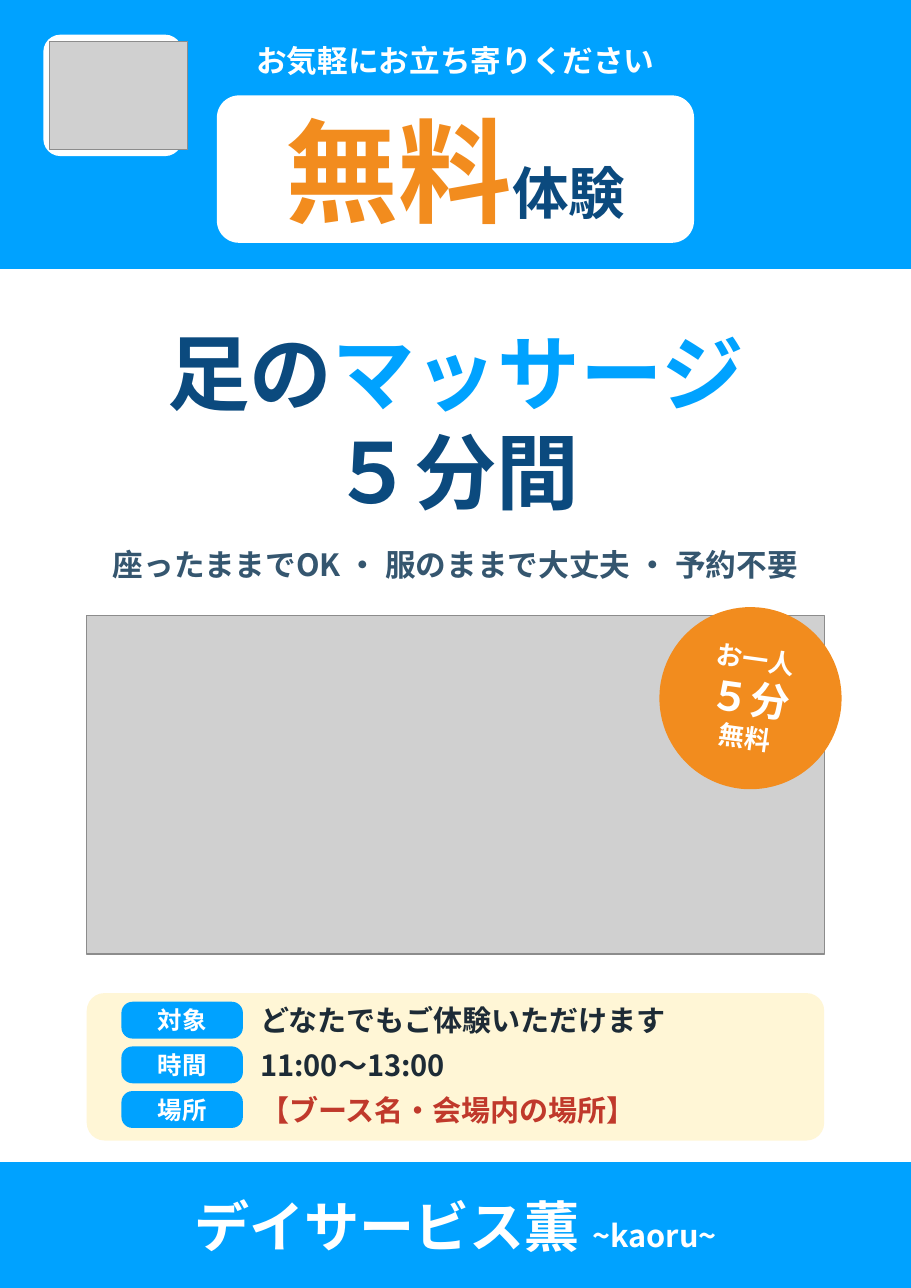
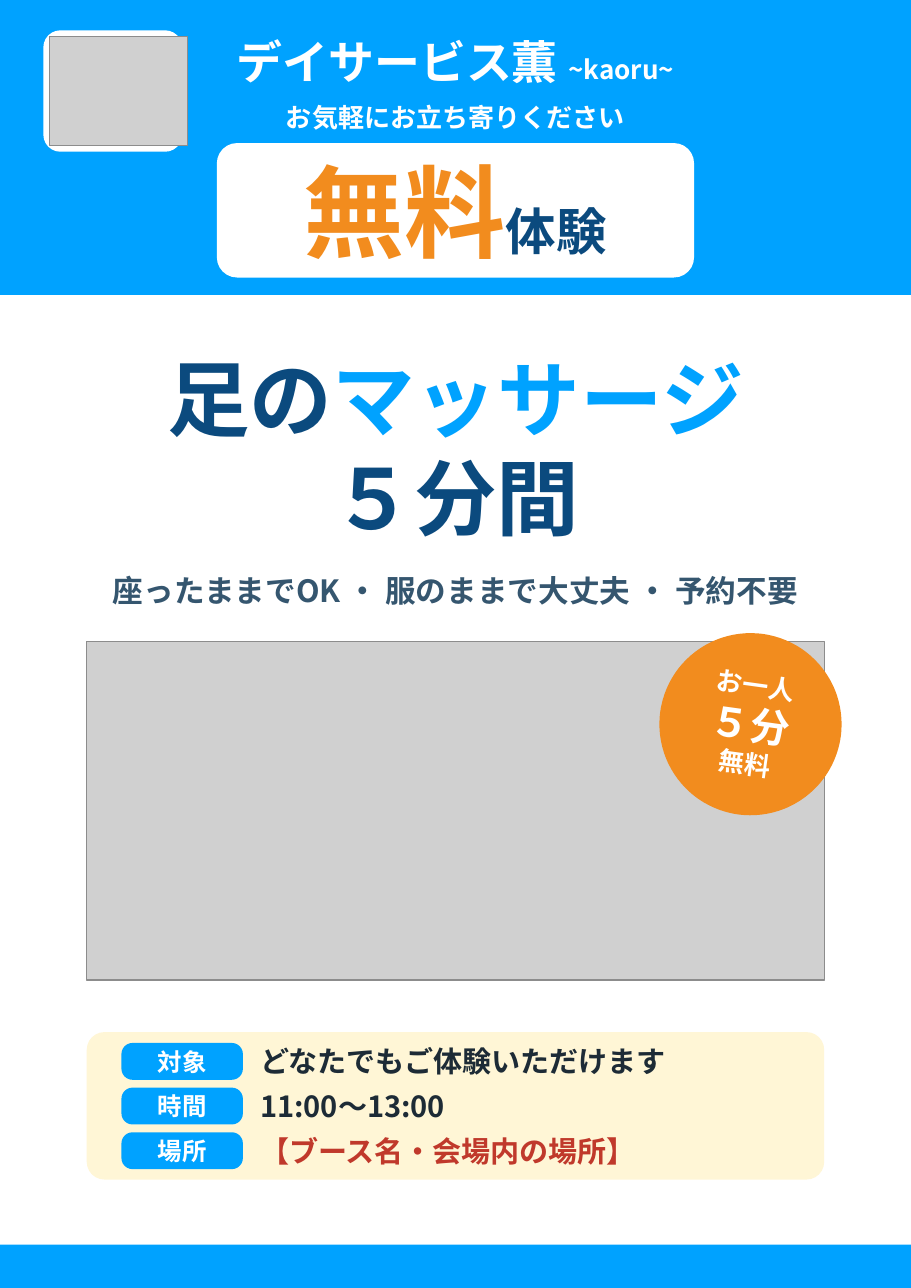
Before and after one commit to goldenglow1991-bot/goldenglow1991-bot.github.io, a slide deck: slide 1 of pop/pop.pptx. Drawn at 911x1288 pixels with LibreOffice and Linux fonts; fonts in the diff are those of the drawing; grey boxes stand for pictures. Boxes give left, top, right and bottom in pixels: in the first picture for what was removed or moved away, otherwise in the second. Text is boxed around its words. In the diff, an @@ line names an element or a change of style, - is before the commit and + after.

```diff
--- a/pop/pop.pptx
+++ b/pop/pop.pptx
@@ rectangle: place and size @@
-rectangle at (0, 0, 911, 269)
+rectangle at (0, 0, 911, 295)
@@ picture: place and size @@
-picture at (50, 41, 187, 149)
+picture at (50, 36, 187, 144)
@@ text "デイサービス薫 ~kaoru~": place and size @@
-text "デイサービス薫 ~kaoru~" at (194, 1199, 716, 1252)
+text "デイサービス薫 ~kaoru~" at (237, 39, 674, 83)
@@ text "デイサービス薫 ~kaoru~" at (237, 39, 674, 83): size 36 to 30 pt in "デイサービス薫"; size 20 to 17 pt in "~kaoru~" @@
@@ text "お気軽にお立ち寄りください": place and size @@
-text "お気軽にお立ち寄りください" at (256, 45, 654, 75)
+text "お気軽にお立ち寄りください" at (286, 104, 625, 130)
@@ text "お気軽にお立ち寄りください" at (286, 104, 625, 130): size 20 to 17 pt @@
@@ rounded rectangle "無料体験": place and size @@
-rounded rectangle "無料体験" at (217, 96, 694, 243)
+rounded rectangle "無料体験" at (217, 143, 694, 278)
@@ rounded rectangle "無料体験" at (217, 143, 694, 278): size 74 to 66 pt, size 37 to 33 pt in "無料体験" @@
@@ 2 texts, 1 picture, 1 ellipse: place and size @@
-2 texts, 1 picture, 1 ellipse at (87, 336, 852, 954)
+2 texts, 1 picture, 1 ellipse at (87, 362, 852, 980)
@@ 4 rounded rectangles, 3 texts: place and size @@
-4 rounded rectangles, 3 texts at (87, 994, 824, 1141)
+4 rounded rectangles, 3 texts at (87, 1032, 824, 1180)
@@ rectangle: place and size @@
-rectangle at (0, 1162, 911, 1288)
+rectangle at (0, 1245, 911, 1288)
```
